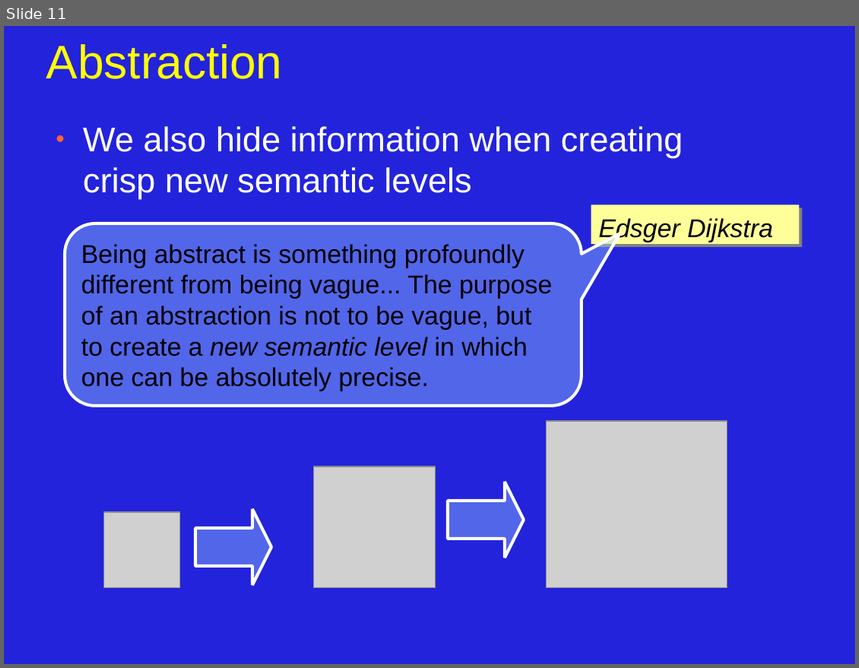
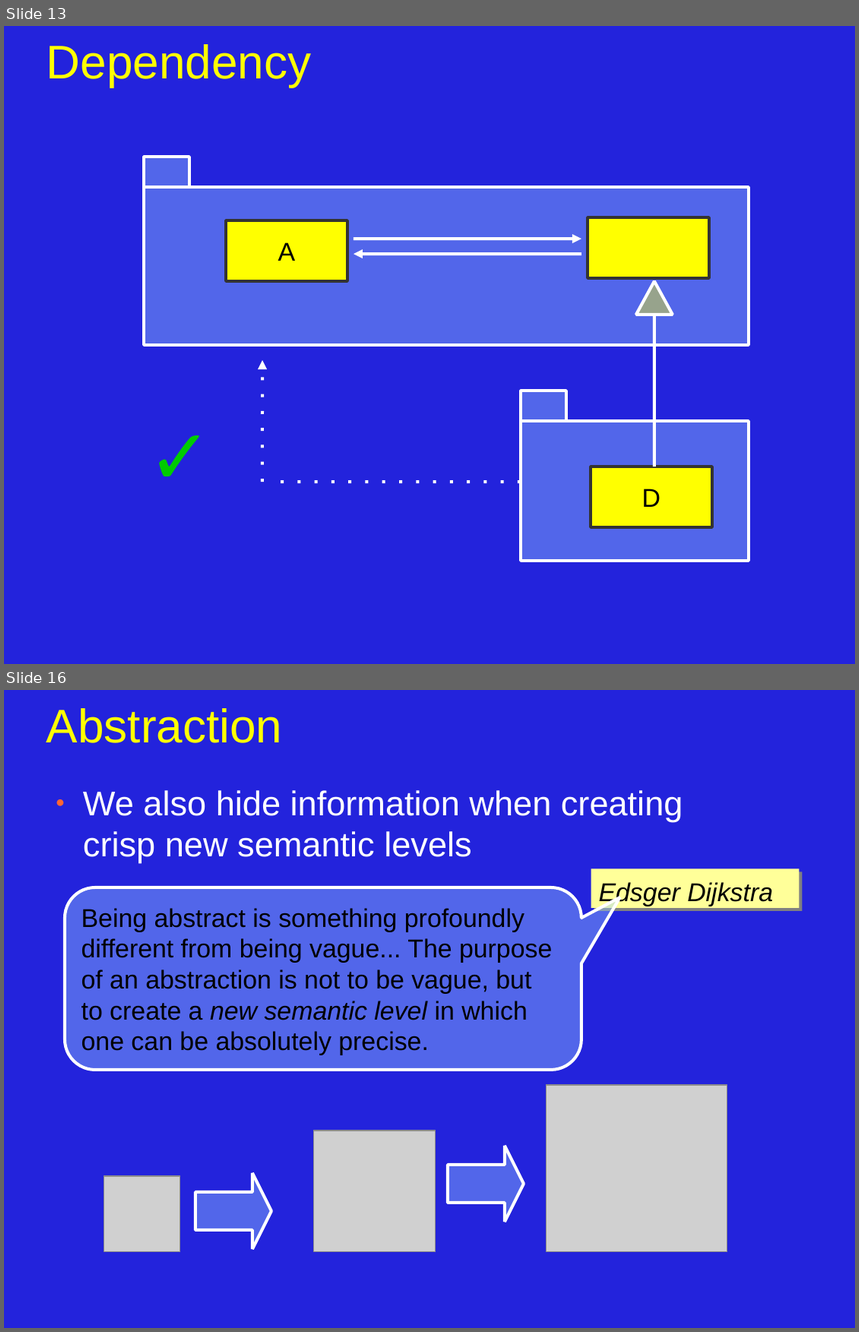
Before and after one commit to JonJagger/two-day-courses, a slide deck: cppf/08_Object_Oriented_Programming.odp. Shown one above the other, each under a label of ours: slide 11 before the commit, slides 13 and 16 after it; the slides between them are not shown. The pictures are 859x668 and 859x1332 pixels, drawn with LibreOffice and Linux fonts; fonts in the diff are those of the drawing; grey boxes stand for pictures. Boxes give left, top, right and bottom in pixels: in the first picture for what was removed or moved away, otherwise in the second. Text is boxed around its words. In the diff, an @@ line names an element or a change of style, - is before the commit and + after.

```diff
--- a/cppf/08_Object_Oriented_Programming.odp
+++ b/cppf/08_Object_Oriented_Programming.odp
@@ slide 13 added at (4, 26, 855, 664), background #2323DC @@
@@ title added at (47, 44, 311, 87), 44 pt, text #FFFF00 @@
+Dependency
@@ rectangle added at (144, 157, 189, 186), fill #99CCFF at 40% opacity, outline #FFFFFF 2.83 pt @@
@@ rectangle added at (144, 187, 749, 346), fill #99CCFF at 40% opacity, outline #FFFFFF 2.83 pt @@
@@ rectangle added at (226, 221, 347, 281), fill #FFFF00, outline #333333 2.83 pt, 24 pt, text #000000 @@
+A
@@ rectangle added at (588, 218, 709, 278), fill #FFFF00, outline #333333 2.83 pt @@
@@ arrow added from (354, 240) to (582, 240), #FFFFFF 2.83 pt @@
@@ arrow added from (582, 254) to (354, 254), #FFFFFF 2.83 pt @@
@@ triangle added at (636, 281, 673, 315), fill #FFFF00 at 40% opacity, outline #FFFFFF 2.83 pt @@
@@ line added from (655, 315) to (655, 467), #FFFFFF 2.83 pt @@
@@ arrow added from (262, 483) to (262, 360), #FFFFFF 2.83 pt @@
@@ text added at (141, 404, 519, 504), 72 pt, text #00CC00 @@
+✓
@@ rectangle added at (521, 391, 566, 420), fill #99CCFF at 40% opacity, outline #FFFFFF 2.83 pt @@
@@ rectangle added at (521, 421, 749, 561), fill #99CCFF at 40% opacity, outline #FFFFFF 2.83 pt @@
@@ rectangle added at (591, 467, 712, 528), fill #FFFF00, outline #333333 2.83 pt, 24 pt, text #000000 @@
+D
@@ line added from (521, 483) to (278, 483), #FFFFFF 2.83 pt @@
@@ what was slide 11 is now slide 16 @@
```
Also in this commit, not shown: 1 slide changed, 5 other slides added, 1 slide removed, 1 other file.
